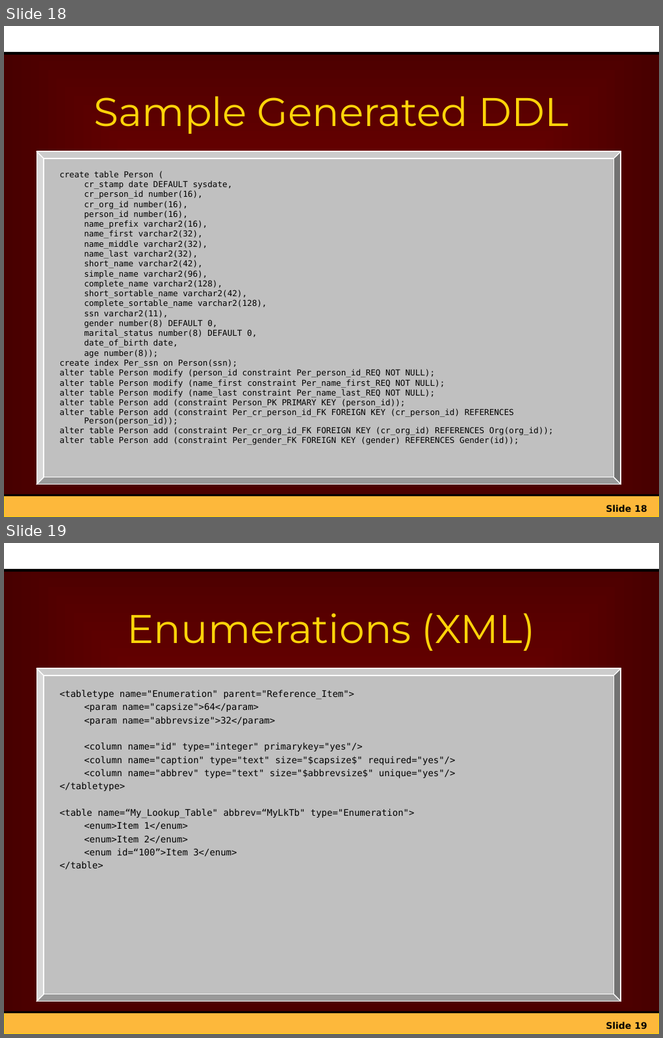
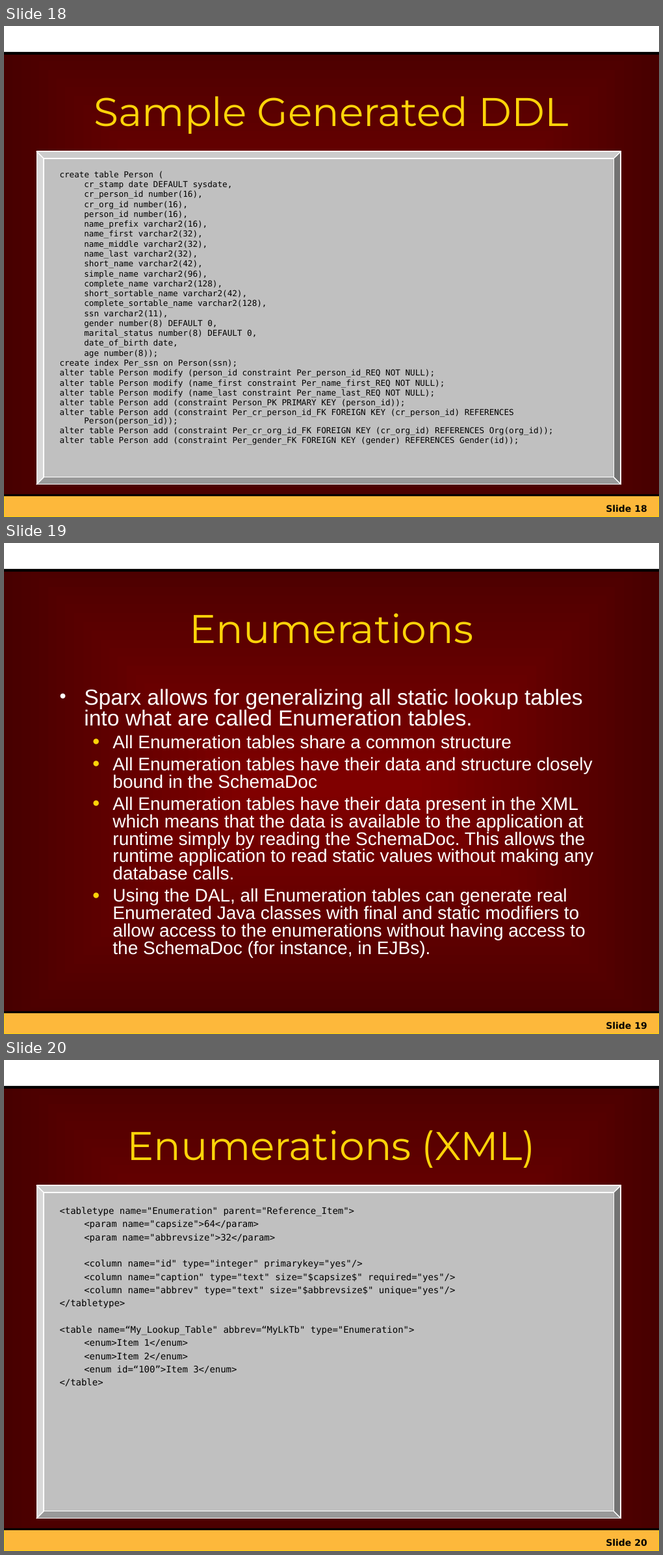
Before and after one commit to netspective/sparx-2001, a slide deck: Framework/web-shared/docs/project/Introduction_to_Sparx_XIF.ppt. Shown one above the other, each under a label of ours: slides 18 and 19 before the commit, slides 18, 19 and 20 after it. The pictures are 663x1038 and 663x1555 pixels, drawn with LibreOffice and Linux fonts; fonts in the diff are those of the drawing; background and template pictures are left out. Boxes give left, top, right and bottom in pixels: in the first picture for what was removed or moved away, otherwise in the second. Text is boxed around its words. In the diff, an @@ line names an element or a change of style, - is before the commit and + after.

```diff
--- a/Framework/web-shared/docs/project/Introduction_to_Sparx_XIF.ppt
+++ b/Framework/web-shared/docs/project/Introduction_to_Sparx_XIF.ppt
@@ slide 19 added at <box>4,543,659,1034</box>, background gradient #800000 to #470000; not listed: 5 template elements that a slide beside it also shows @@
@@ title added at <box>189,613,473,644</box>, 44 pt, text #FDD409 @@
+Enumerations
@@ text added at <box>84,689,594,958</box>, 20 pt, text #FFFFFF @@
+• Sparx allows for generalizing all static lookup tables into what are called Enumeration tables.
+  ● All Enumeration tables share a common structure
+  ● All Enumeration tables have their data and structure closely bound in the SchemaDoc
+  ● All Enumeration tables have their data present in the XML which means that the data is available to the application at runtime simply by reading the SchemaDoc. This allows the runtime application to read static values without making any database calls.
+  ● Using the DAL, all Enumeration tables can generate real Enumerated Java classes with final and static modifiers to allow access to the enumerations without having access to the SchemaDoc (for instance, in EJBs).
@@ what was slide 19 is now slide 20 @@
@@ page number at <box>606,1539,647,1547</box>: text changed @@
-Slide 19
+Slide 20
```
Also in this commit, not shown: 10 slides changed, 2 other slides added, 9 other files.
